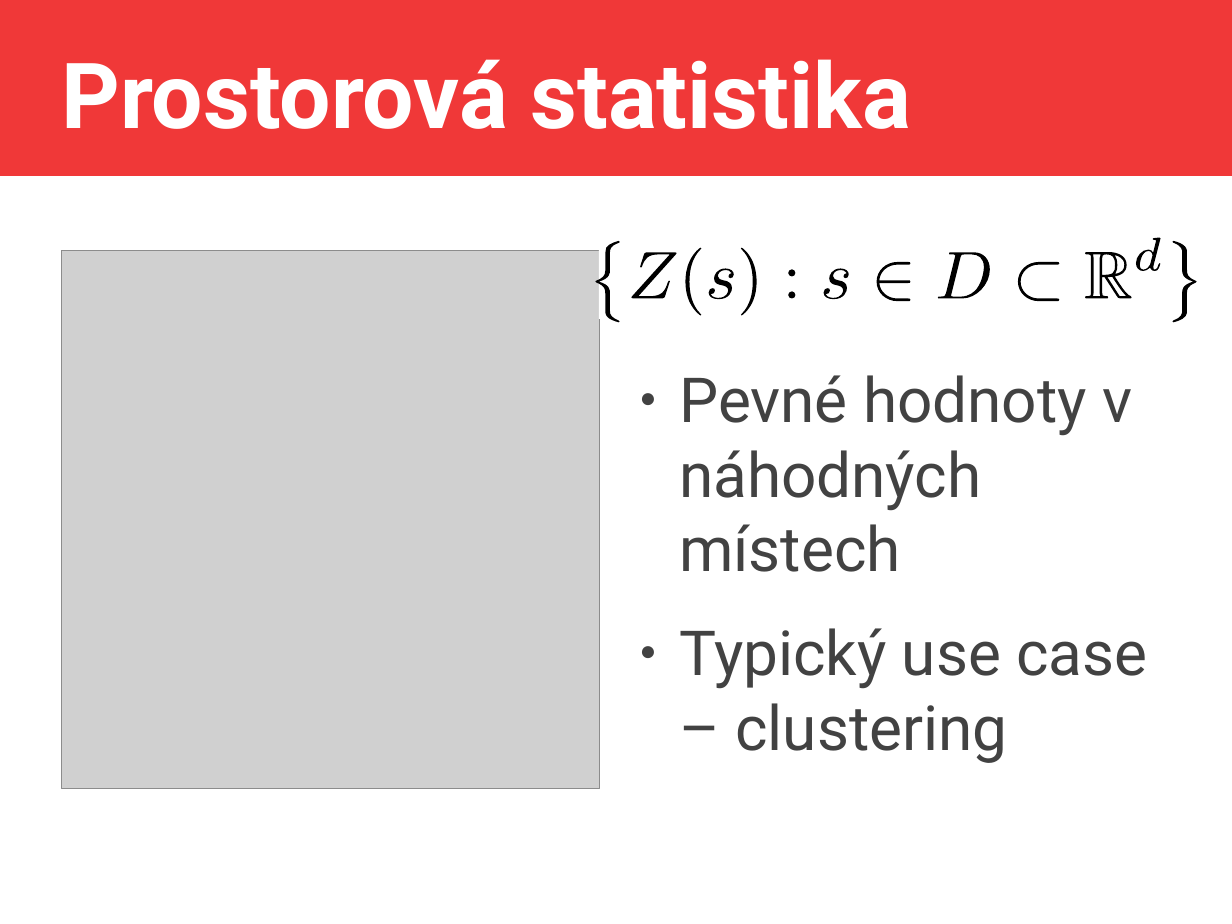
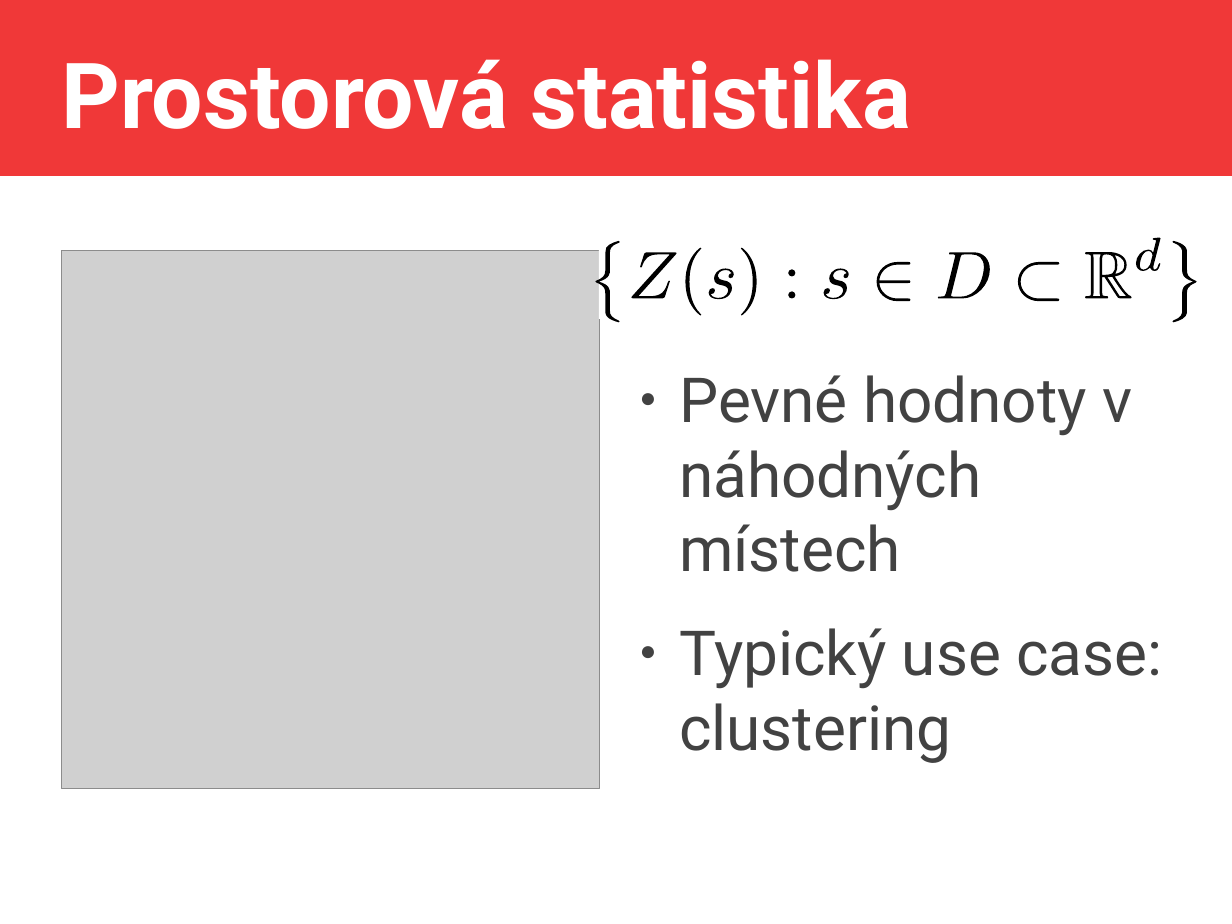
Before and after one commit to jlacko/erko-filda-2026, a slide deck: slide 20 of JLA-SDS-filda.odp. Drawn at 1232x924 pixels with LibreOffice and Linux fonts; fonts in the diff are those of the drawing; grey boxes stand for pictures. Boxes give left, top, right and bottom in pixels: in the first picture for what was removed or moved away, otherwise in the second. Text is boxed around its words. In the diff, an @@ line names an element or a change of style, - is before the commit and + after.

```diff
--- a/JLA-SDS-filda.odp
+++ b/JLA-SDS-filda.odp
@@ text at <box>679,628,1162,763</box>: text changed @@
-● Typický use case – clustering
+● Typický use case: clustering
```
Also in this commit, not shown: 5 other slides changed, 2 other files.
